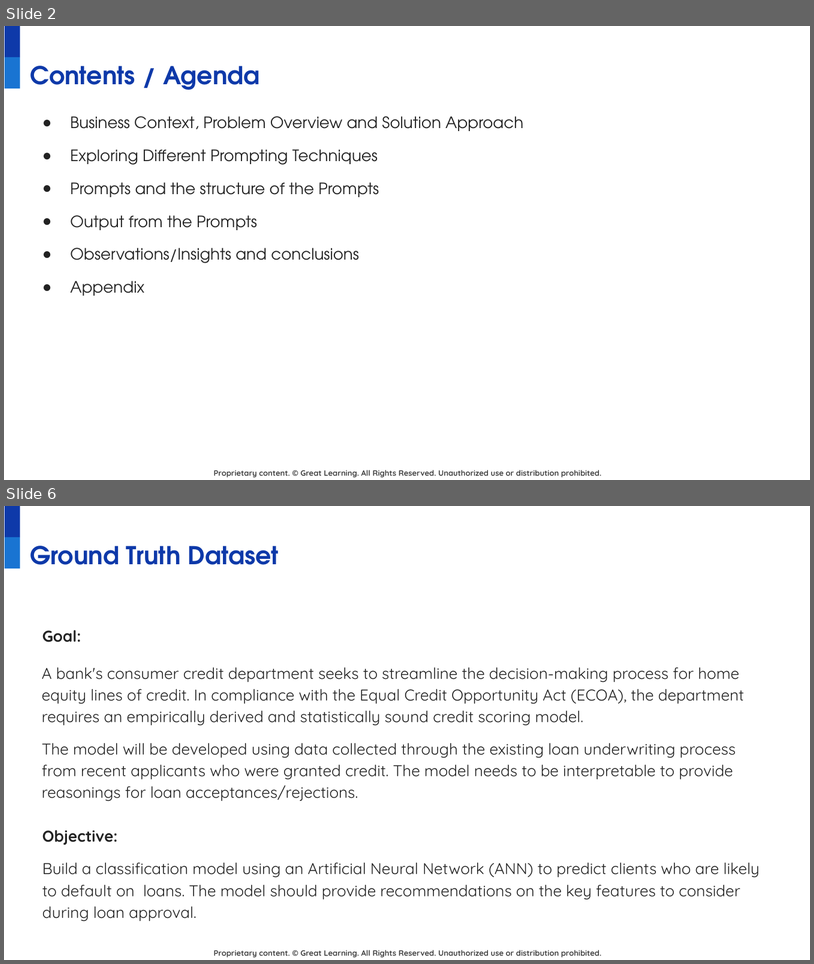
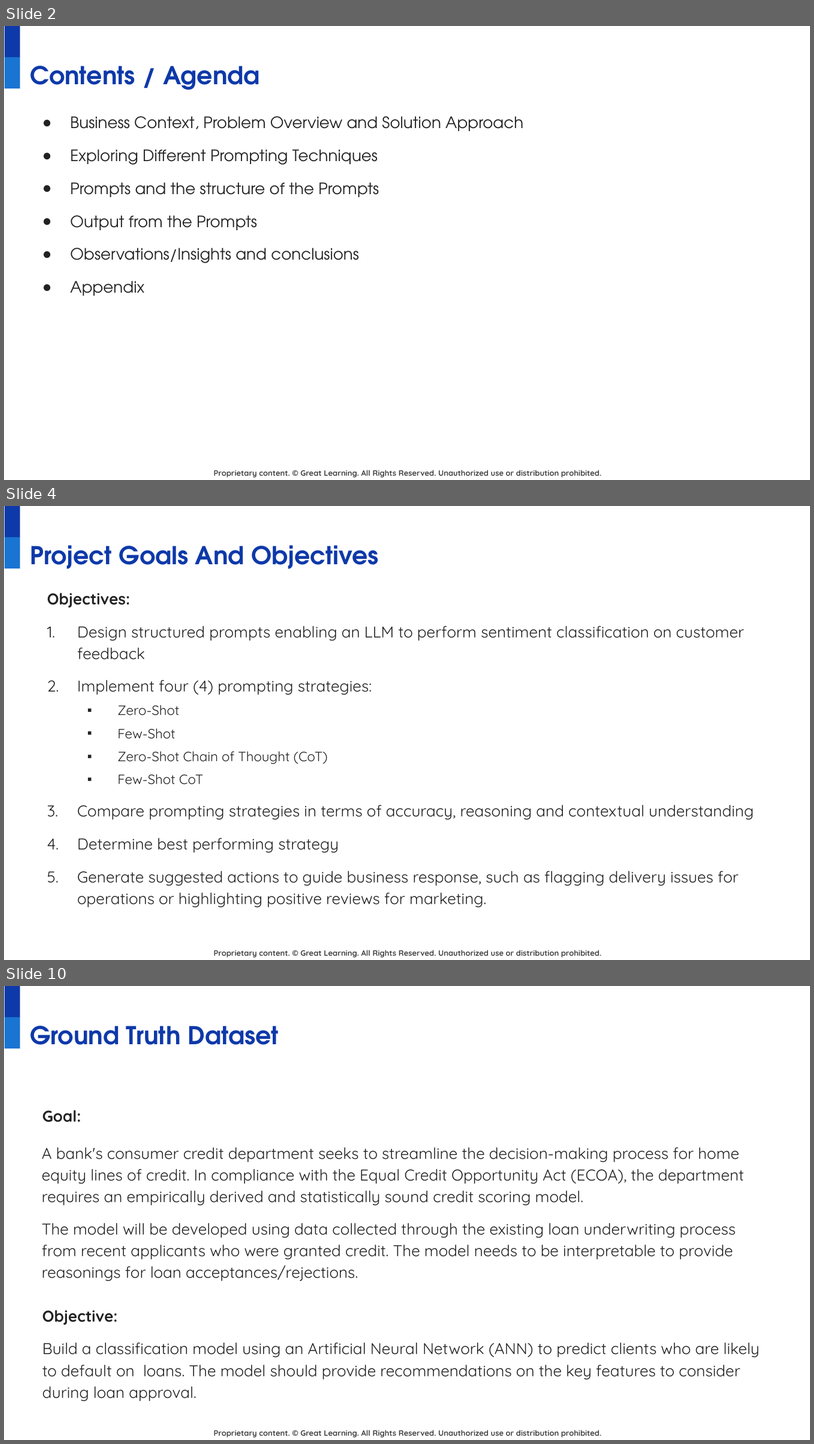
Before and after one commit to juanbucz/GreatLearning-TermProjects, a slide deck: GenAI-Powered Food Delivery Sentiment Analysis/Project Presentation - Business Applications of GenAI - John Buczkowski.pptx. Shown one above the other, each under a label of ours: slides 2 and 6 before the commit, slides 2, 4 and 10 after it; the slides between them are not shown. The pictures are 814x964 and 814x1444 pixels, drawn with LibreOffice and Linux fonts; fonts in the diff are those of the drawing; background and template pictures are left out. Boxes give left, top, right and bottom in pixels: in the first picture for what was removed or moved away, otherwise in the second. Text is boxed around its words. In the diff, an @@ line names an element or a change of style, - is before the commit and + after.

Commit message:
GenAI - Food Delivery Sentiment Analysis - Incremental checkin. Added Jupyter workbook.

```diff
--- a/GenAI-Powered Food Delivery Sentiment Analysis/Project Presentation - Business Applications of GenAI - John Buczkowski.pptx
+++ b/GenAI-Powered Food Delivery Sentiment Analysis/Project Presentation - Business Applications of GenAI - John Buczkowski.pptx
@@ slide 4 added at (x1=4, y1=506, x2=810, y2=960), background #FFFFFF; not listed: 3 template elements that a slide beside it also shows @@
@@ title added at (x1=30, y1=545, x2=379, y2=569), 22 pt, text #0E39A9, bold @@
+Project Goals And Objectives
@@ text added at (x1=47, y1=592, x2=754, y2=907), 14 pt, text #222222 @@
+Objectives:
+1. Design structured prompts enabling an LLM to perform sentiment classification on customer feedback
+2. Implement four (4) prompting strategies:
+  ▪ Zero-Shot
+  ▪ Few-Shot
+  ▪ Zero-Shot Chain of Thought (CoT)
+  ▪ Few-Shot CoT
+3. Compare prompting strategies in terms of accuracy, reasoning and contextual understanding
+4. Determine best performing strategy
+5. Generate suggested actions to guide business response, such as flagging delivery issues for operations or highlighting positive reviews for marketing.
@@ what was slide 6 is now slide 10 @@
```
Also in this commit, not shown: 1 slide changed, 6 other slides added, 2 slides removed, 1 other file.
